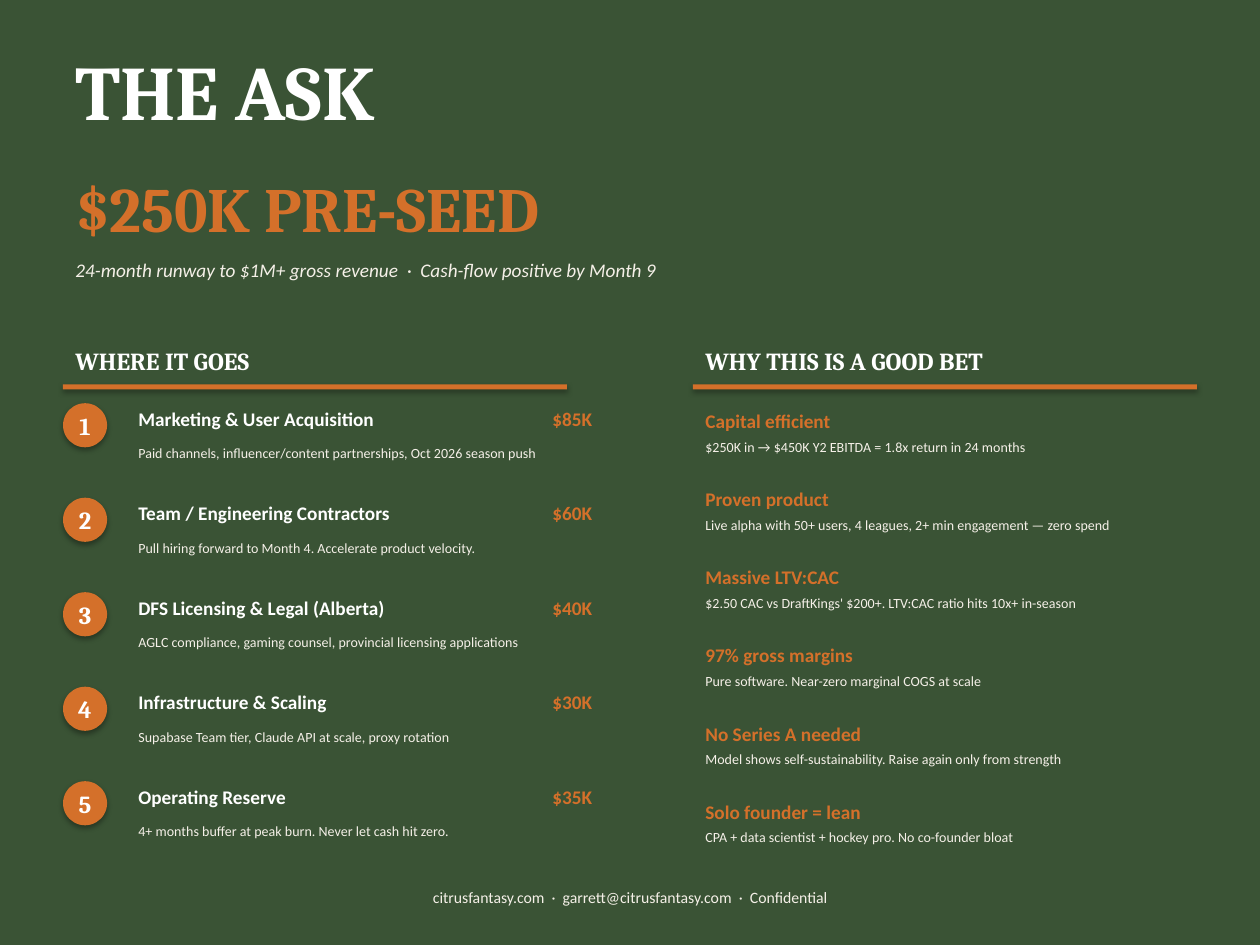
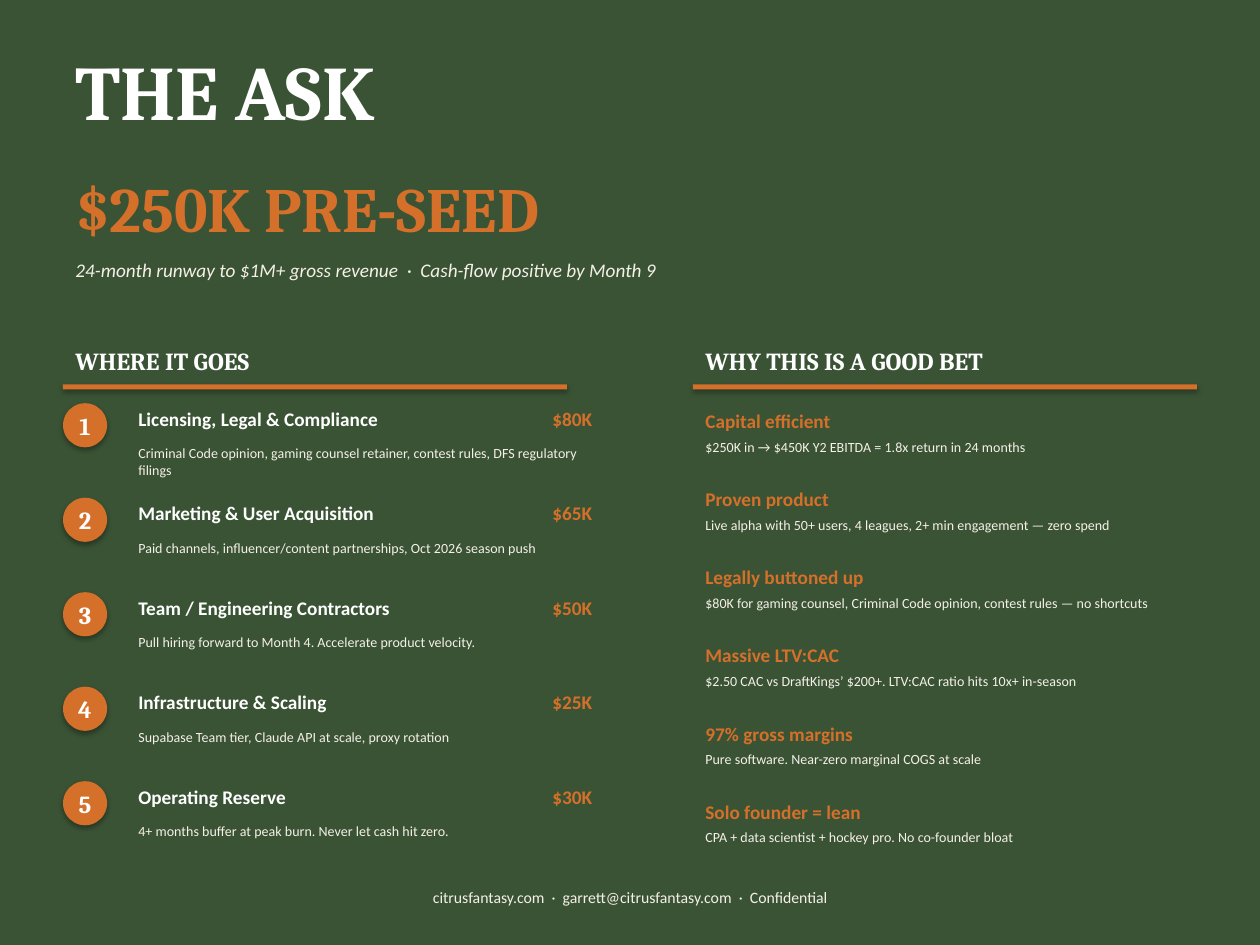
Before and after one commit to Gstormsfh/citrus-league-storm-main, a slide deck: slide 10 of docs/Citrus_Pitch_Deck.pptx. Drawn at 1260x945 pixels with LibreOffice and Linux fonts; fonts in the diff are those of the drawing. Boxes give left, top, right and bottom in pixels: in the first picture for what was removed or moved away, otherwise in the second. Text is boxed around its words. In the diff, an @@ line names an element or a change of style, - is before the commit and + after.

```diff
--- a/docs/Citrus_Pitch_Deck.pptx
+++ b/docs/Citrus_Pitch_Deck.pptx
@@ text at [138,412,378,430]: text changed @@
-DFS Licensing & Legal (Alberta)
+Licensing, Legal & Compliance
@@ text at [552,413,592,428]: text changed @@
-$85K
+$80K
@@ text added at [138,448,577,478], 8 pt, text #F5F0E8 @@
+Criminal Code opinion, gaming counsel retainer, contest rules, DFS regulatory filings
@@ text at [552,507,592,522]: text changed @@
-$60K
+$65K
@@ 5 texts: place and size @@
-5 texts at [138,412,592,711]
+5 texts at [138,506,592,806]
@@ text added at [705,570,864,587], 11 pt, text #D4702A, bold @@
+Legally buttoned up
@@ text added at [705,598,1148,611], 8 pt, text #F5F0E8 @@
+$80K for gaming counsel, Criminal Code opinion, contest rules — no shortcuts
@@ text at [552,602,592,617]: text changed @@
-$40K
+$50K
@@ text removed at [138,637,518,650] @@
-AGLC compliance, gaming counsel, provincial licensing applications
@@ text at [705,676,1076,689]: text changed @@
-$2.50 CAC vs DraftKings' $200+. LTV:CAC ratio hits 10x+ in-season
+$2.50 CAC vs DraftKings’ $200+. LTV:CAC ratio hits 10x+ in-season
@@ text added at [552,696,592,711], 11 pt, text #D4702A, bold @@
+$25K
@@ 3 texts: place and size @@
-3 texts at [705,570,981,689]
+3 texts at [705,648,981,767]
@@ text removed at [705,727,861,741] @@
-No Series A needed
@@ text removed at [705,754,1062,767] @@
-Model shows self-sustainability. Raise again only from strength
@@ text removed at [552,791,592,806] @@
-$35K
```
Also in this commit, not shown: 1 other file.
